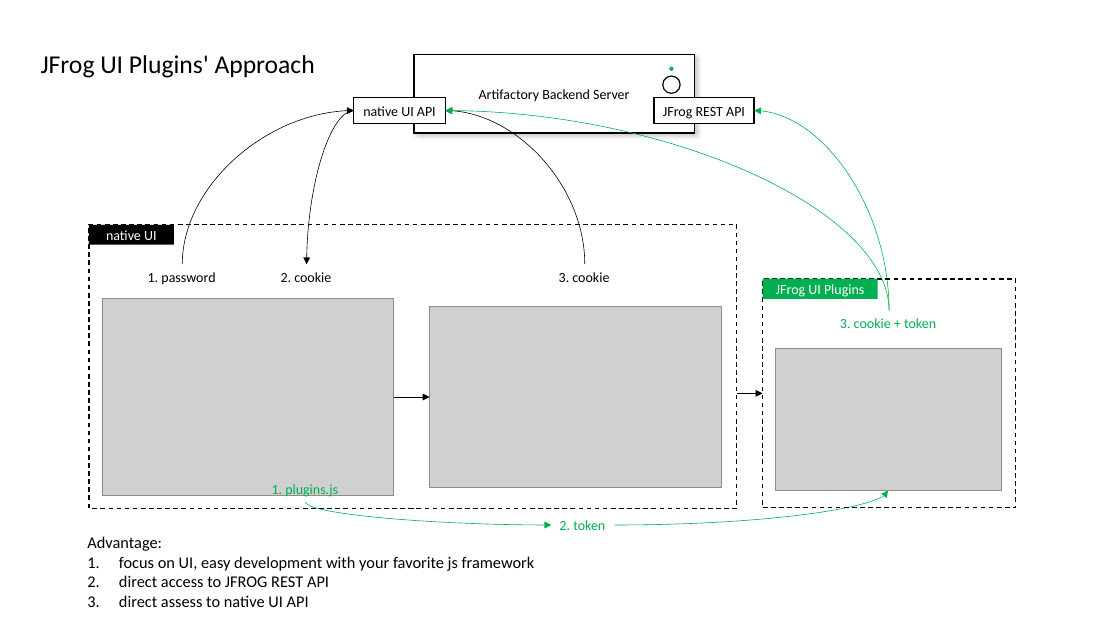
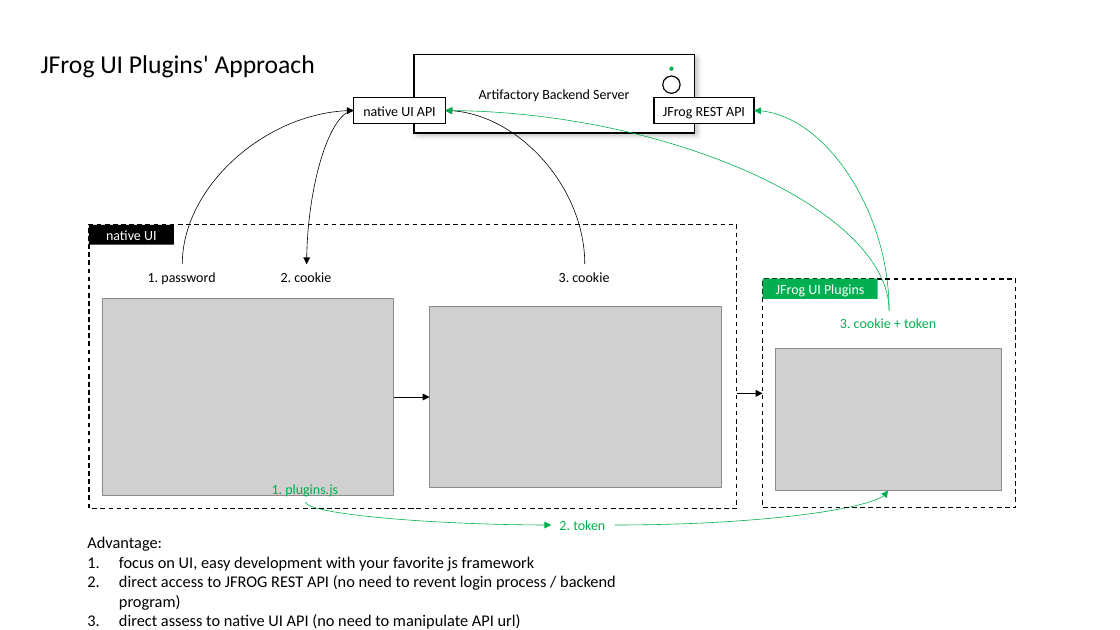
Before and after one commit to JFrogChina/JFrog-UI-Chinese-Plugins, a slide deck: slide 2 of images/design.pptx. Drawn at 1120x630 pixels with LibreOffice and Linux fonts; fonts in the diff are those of the drawing; grey boxes stand for pictures. Boxes give left, top, right and bottom in pixels: in the first picture for what was removed or moved away, otherwise in the second. Text is boxed around its words. In the diff, an @@ line names an element or a change of style, - is before the commit and + after.

```diff
--- a/images/design.pptx
+++ b/images/design.pptx
@@ text at [119, 575, 616, 629]: text changed @@
-2. direct access to JFROG REST API
-3. direct assess to native UI API
+2. direct access to JFROG REST API (no need to revent login process / backend program)
+3. direct assess to native UI API (no need to manipulate API url)
```
Also in this commit, not shown: 4 other files.
